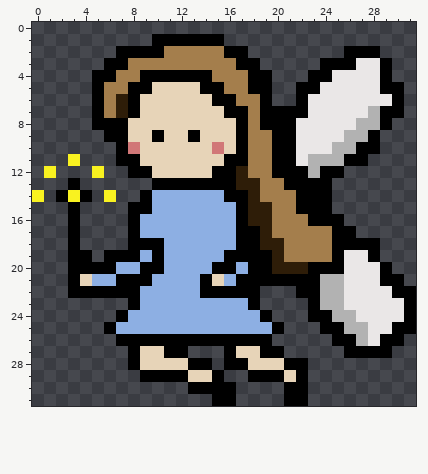
Edited in one commit: pixel-art sprite (GDProjectFolder/Assets/Sprites/NPC/Fairy2.png). Above is the file before it was changed.
The file is 32x32 pixels. Pixels under 10% opacity are left out.
The result:
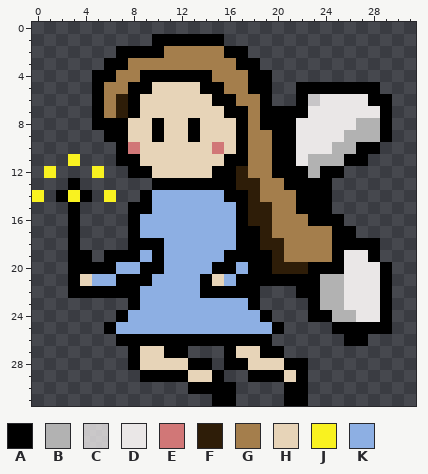
Palette (. is transparent): A #000000  B #b2b2b2  C #eae7e7cd  D #eae7e7  E #d17777  F #2e1d08  G #a47e4c  H #e7d4b8  J #f9f220  K #8dafe3
Changes in this commit:
{"y":2,"x":26,"old":"AAA","new":"..."}
{"y":3,"x":24,"old":"AAADDA","new":"......"}
{"y":4,"x":23,"old":"AADDDDA","new":"......."}
{"y":5,"x":24,"old":"DDDDDAA","new":"AAAAA.."}
{"y":6,"x":23,"old":"D","new":"C"}
{"y":6,"x":28,"old":"DDA","new":"AA."}
{"y":7,"x":28,"old":"B","new":"D"}
{"y":7,"x":30,"old":"A","new":"."}
{"y":8,"x":10,"old":"H","new":"A"}
{"y":8,"x":13,"old":"H","new":"A"}
{"y":9,"x":28,"old":"A.","new":"BA"}
{"y":21,"x":30,"old":"A","new":"."}
{"y":22,"x":29,"old":"DAA","new":"A.."}
{"y":23,"x":29,"old":"DDA","new":"A.."}
{"y":24,"x":29,"old":"DDA","new":"A.."}
{"y":25,"x":24,"old":"A","new":"."}
{"y":25,"x":26,"old":"BBDDAA","new":"AAAA.."}
{"y":26,"x":25,"old":"A","new":"."}
{"y":26,"x":27,"old":"BDAA","new":"A..."}
{"y":27,"x":26,"old":"AAAA","new":"...."}
{"label":"changed","picture_box":[308,46,404,142]}
{"label":"changed","picture_box":[152,118,200,130]}
{"label":"changed","picture_box":[320,274,416,358]}
